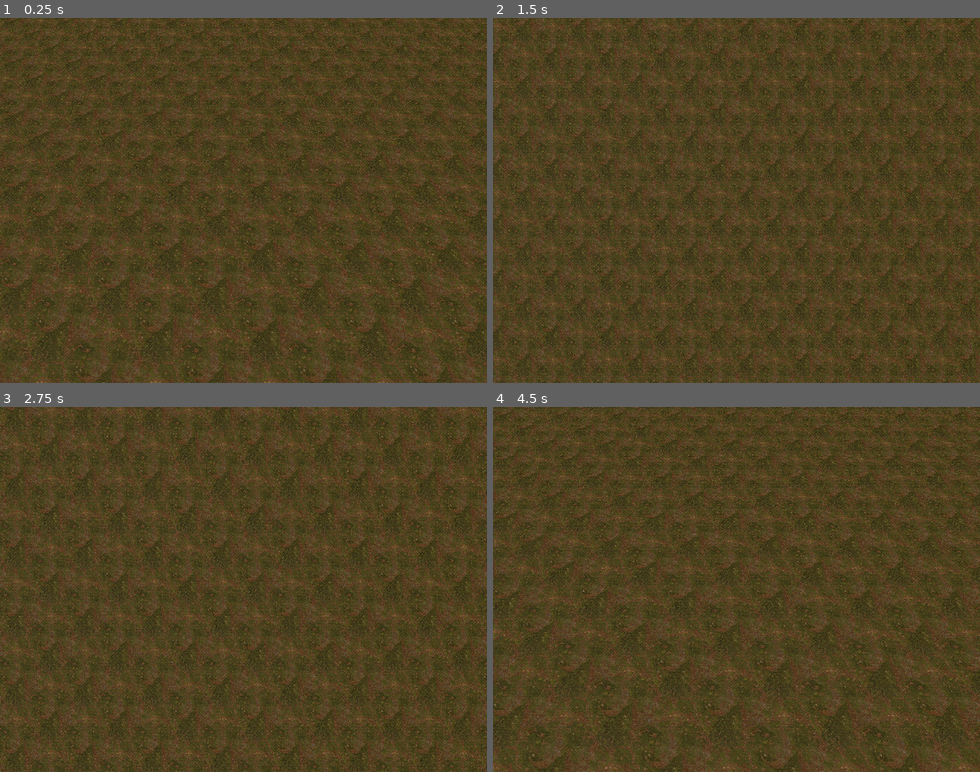
Above: before the commit, frames 1-4 (two rows, left to right).
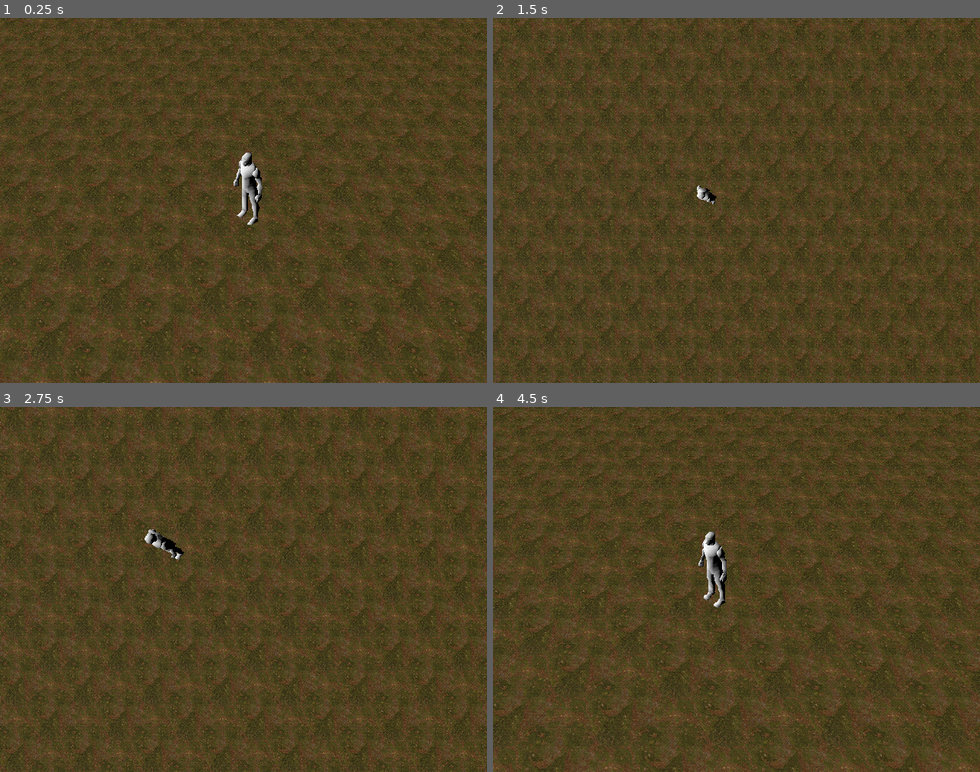
Above: after the commit, the same moments.

Repository: LucasBoe/Fiction
Game: Godot game, scene res://scenes/main.tscn
Same seed, same stepped clock (60 frames per second), same inputs: the game is played once before the commit and once after it.
Inputs (mouse positions are in pixels of both pictures, inside the frame that each line leads up to):
- Up to frame 1 (0.25 s): no input
- Up to frame 2 (1.5 s): tap Enter at 0.5 s; move the mouse to (843, 182) at 0.52 s; hold D (move_right) 0.53-1.28 s; tap Tab (toggle_camera) at 0.6 s; click (843, 182) at 0.67 s; move the mouse to (639, 218) at 1.27 s; hold S (move_back) from 1.28 s (still down); tap Mouse wheel up (zoom_in) at 1.35 s
- Up to frame 3 (2.75 s): move the mouse to (292, 509) at 2.02 s; release S (move_back) at 2.03 s; hold D (move_right) from 2.03 s (still down); tap Mouse wheel down (zoom_out) at 2.1 s
- Up to frame 4 (4.5 s): move the mouse to (712, 662) at 2.77 s; release D (move_right) at 2.78 s; hold W (move_forward) 2.78-3.53 s; tap Tab (toggle_camera) at 2.85 s; click (712, 662) at 2.92 s; move the mouse to (882, 644) at 3.52 s; hold A (move_left) from 3.53 s (still down); tap Mouse wheel up (zoom_in) at 3.6 s; move the mouse to (590, 534) at 4.27 s; tap Mouse wheel down (zoom_out) at 4.35 s

The runs differ from the first frame. In frame 1, 0.6% of the frame differs, in the area x 47-54%, y 36-57%; in frame 2, 0.1%; in frame 3, 0.3%; in frame 4, 0.7%, in the area x 42-48%, y 34-55%.

Commit message:
ADDED: vertex dithering

Diff:
--- a/scenes/main.tscn
+++ b/scenes/main.tscn
@@ -1,8 +1,17 @@
-[gd_scene load_steps=4 format=3 uid="uid://b4g3uav2f0004"]
+[gd_scene load_steps=7 format=3 uid="uid://b4g3uav2f0004"]
 
-[ext_resource type="Script" uid="uid://dqkdol1omhl6q" path="res://scripts/map_loader.gd" id="1_jyhfs"]
+[ext_resource type="Script" path="res://scripts/map_loader.gd" id="1_jyhfs"]
 [ext_resource type="Script" uid="uid://bi12xtbot7xcv" path="res://scripts/camera.gd" id="3_sugp2"]
-[ext_resource type="PackedScene" path="res://scenes/PostProcessing.tscn" id="4_jyhfs"]
+[ext_resource type="PackedScene" uid="uid://dh68thegmeo6o" path="res://scenes/PostProcessing.tscn" id="4_jyhfs"]
+[ext_resource type="ArrayMesh" uid="uid://bmksaghu3xk6k" path="res://meshes/humans/human_base.obj" id="4_tbgi4"]
+[ext_resource type="Shader" uid="uid://dinex0pt02ggc" path="res://shaders/ps1_models.gdshader" id="5_tbgi4"]
+
+[sub_resource type="ShaderMaterial" id="ShaderMaterial_tefeu"]
+render_priority = 0
+shader = ExtResource("5_tbgi4")
+shader_parameter/texture_tile = Vector2(1, 1)
+shader_parameter/snap_enabled = true
+shader_parameter/snap_resolution = 148.0
 
 [node name="main" type="Node"]
 
@@ -25,3 +34,8 @@
 transform = Transform3D(0.804324, -9.58829e-08, -0.594191, 0.358686, 0.797247, 0.485533, 0.473717, -0.603653, 0.641245, 0, 10, 0)
 
 [node name="PostProcessing" parent="." instance=ExtResource("4_jyhfs")]
+
+[node name="HumanBase" type="MeshInstance3D" parent="."]
+transform = Transform3D(1, 0, 0, 0, 1, 0, 0, 0, 1, 0.125948, 0.0577575, 0.0446473)
+mesh = ExtResource("4_tbgi4")
+surface_material_override/0 = SubResource("ShaderMaterial_tefeu")
--- a/shaders/ps1_models.gdshader
+++ b/shaders/ps1_models.gdshader
@@ -1,14 +1,33 @@
 shader_type spatial;
+render_mode blend_mix,
+	cull_back,
+	depth_prepass_alpha,
+	specular_disabled,
+	vertex_lighting;
+
+uniform sampler2D albedo_texture: source_color, filter_nearest;
+uniform vec2 texture_tile = vec2(1,1);
+
+uniform bool snap_enabled = true;
+uniform float snap_resolution : hint_range(60.0, 480.0, 1.0) = 250.0;
 
 void vertex() {
-	// Called for every vertex the material is visible on.
+	vec4 view_space_pos = MODELVIEW_MATRIX * vec4(VERTEX, 1.0);
+	vec4 clip_space_pos = PROJECTION_MATRIX * view_space_pos;
+
+	if(snap_enabled)
+	{
+		vec2 ndc = clip_space_pos.xy / clip_space_pos.w;
+		ndc = round(ndc * snap_resolution) / snap_resolution;
+		clip_space_pos.xy = ndc * clip_space_pos.w;
+	}
+
+	POSITION = clip_space_pos;
+
 }
 
 void fragment() {
-	// Called for every pixel the material is visible on.
+	vec4 albedo = texture(albedo_texture, UV * texture_tile);
+	ALBEDO = albedo.rgb;
+	ALPHA = albedo.a;
 }
-
-//void light() {
-//	// Called for every pixel for every light affecting the material.
-//	// Uncomment to replace the default light processing function with this one.
-//}
